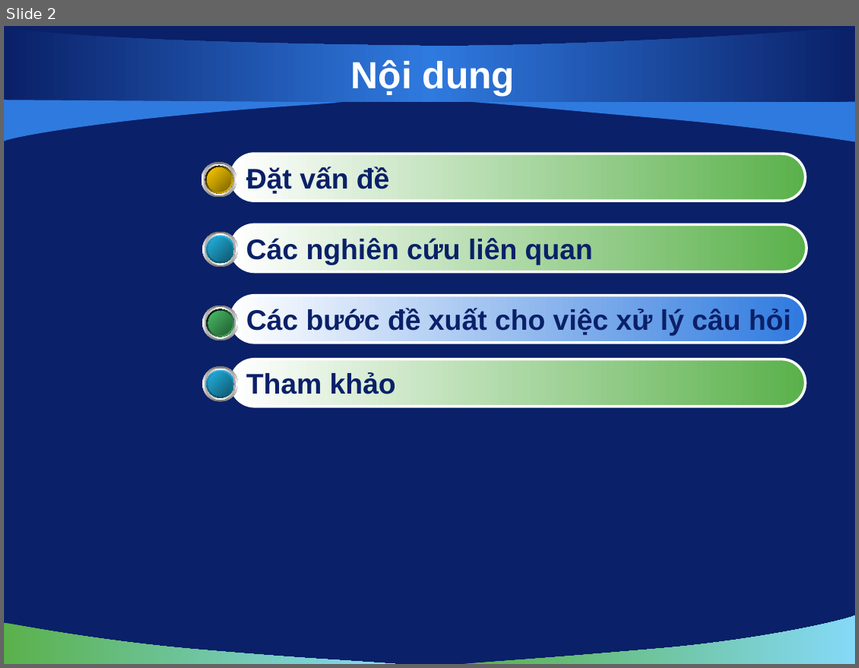
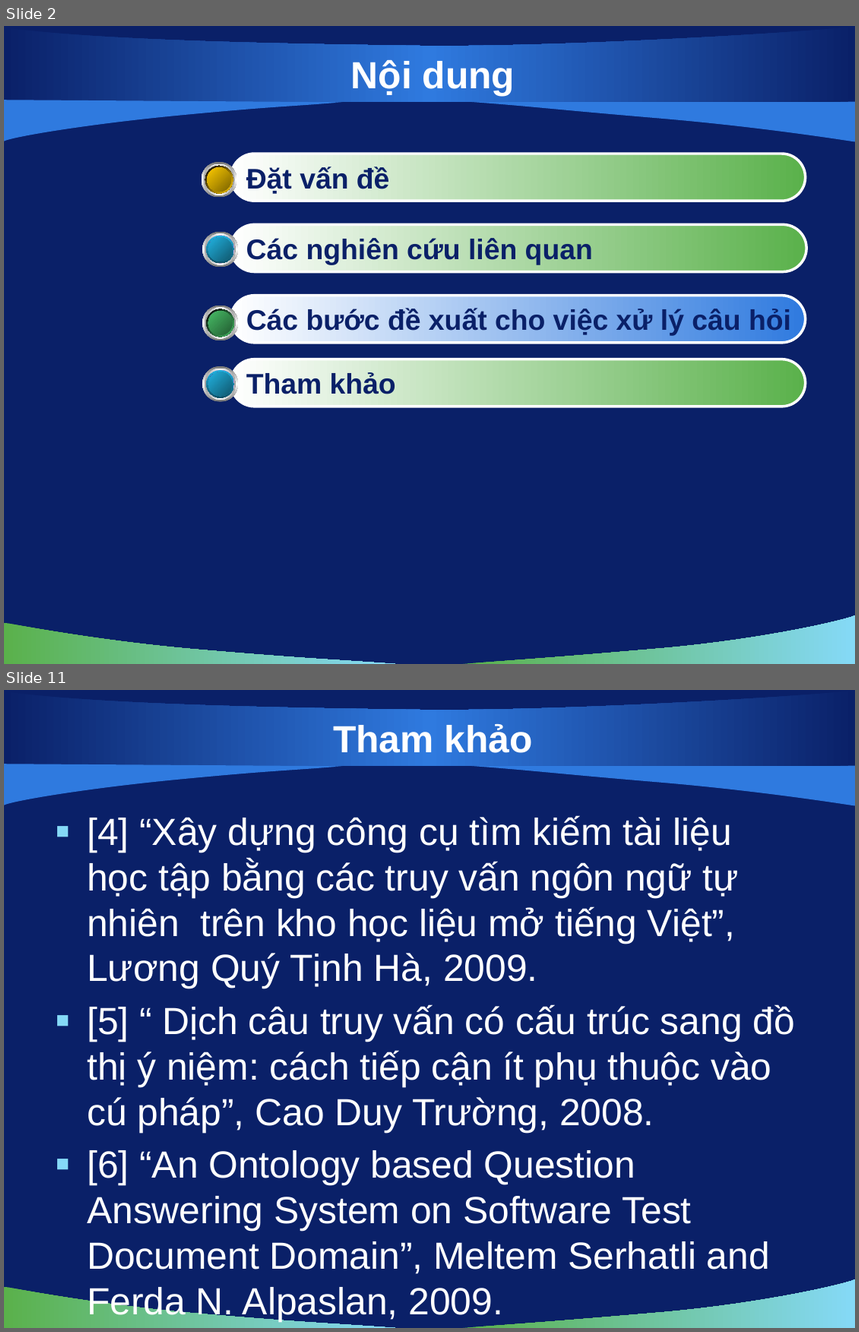
Before and after one commit to hungntit/filnalproject, a slide deck: De Cuong/bao cao 22-10-2010.pptx. Shown one above the other, each under a label of ours: slide 2 before the commit, slides 2 and 11 after it; the slides between them are not shown. The pictures are 859x668 and 859x1332 pixels, drawn with LibreOffice and Linux fonts; fonts in the diff are those of the drawing; background and template pictures are left out. Boxes give left, top, right and bottom in pixels: in the first picture for what was removed or moved away, otherwise in the second. Text is boxed around its words. In the diff, an @@ line names an element or a change of style, - is before the commit and + after.

```diff
--- a/De Cuong/bao cao 22-10-2010.pptx
+++ b/De Cuong/bao cao 22-10-2010.pptx
@@ slide 11 added at (4,690,855,1328), background picture (left out); not listed: 5 template elements that a slide beside it also shows @@
@@ title added at (333,724,533,753), 32 pt, text #FFFFFF, bold @@
+Tham khảo
@@ text added at (87,815,795,1274), 32 pt, text #FFFFFF @@
+▪ [4] “Xây dựng công cụ tìm kiếm tài liệu học tập bằng các truy vấn ngôn ngữ tự nhiên trên kho học liệu mở tiếng Việt”, Lương Quý Tịnh Hà, 2009.
+▪ [5] “ Dịch câu truy vấn có cấu trúc sang đồ thị ý niệm: cách tiếp cận ít phụ thuộc vào cú pháp”, Cao Duy Trường, 2008.
+▪ [6] “An Ontology based Question Answering System on Software Test Document Domain”, Meltem Serhatli and Ferda N. Alpaslan, 2009.
```
Also in this commit, not shown: 2 slides changed, 7 other slides added, 1 other file.
